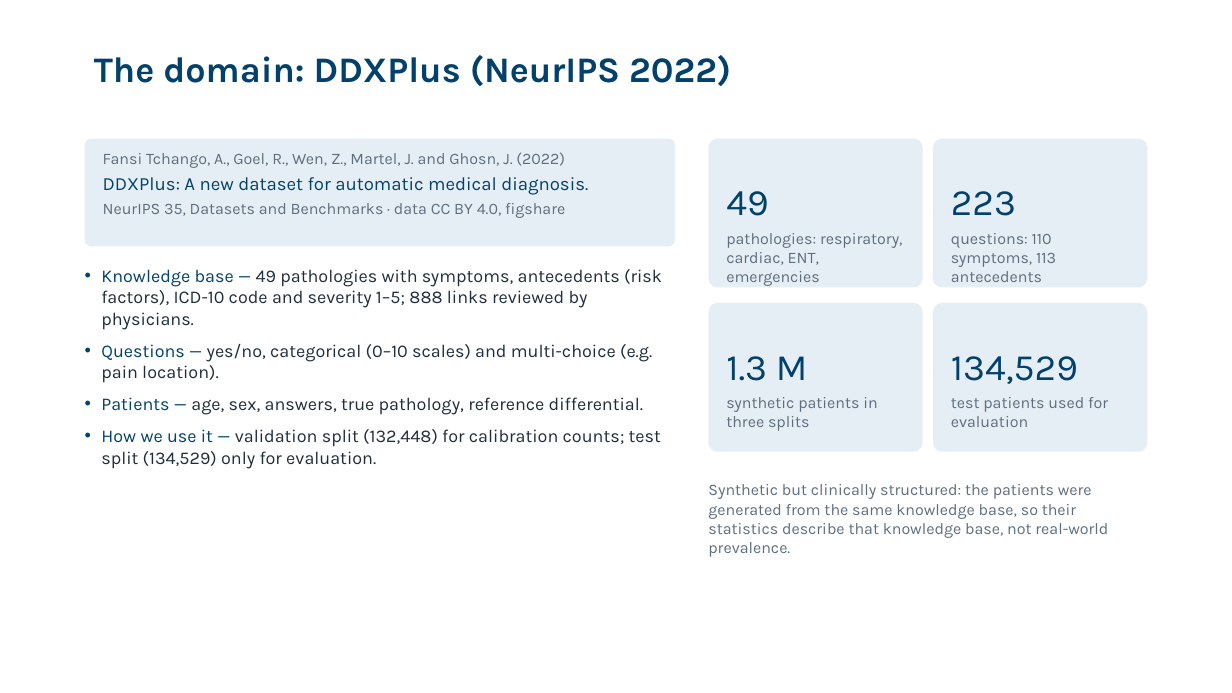
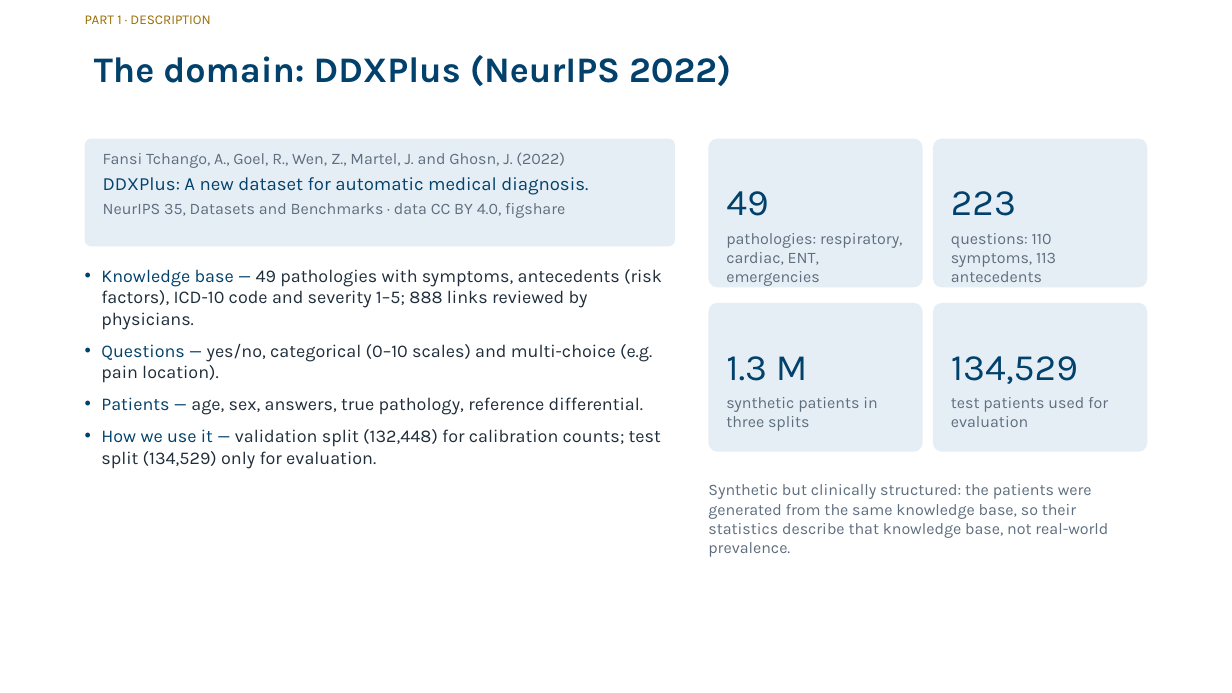
Before and after one commit to zidanarsyad/ddx-expert-system, a slide deck: slide 4 of docs/slides.pptx. Drawn at 1232x693 pixels with LibreOffice and Linux fonts; fonts in the diff are those of the drawing; background and template pictures are left out. Boxes give left, top, right and bottom in pixels: in the first picture for what was removed or moved away, otherwise in the second. Text is boxed around its words. In the diff, an @@ line names an element or a change of style, - is before the commit and + after.

```diff
--- a/docs/slides.pptx
+++ b/docs/slides.pptx
@@ text added at [85,15,210,24], 10.5 pt, text #9A6D00 @@
+PART 1 · DESCRIPTION
```
Also in this commit, not shown: 22 other slides changed, 2 other files.
